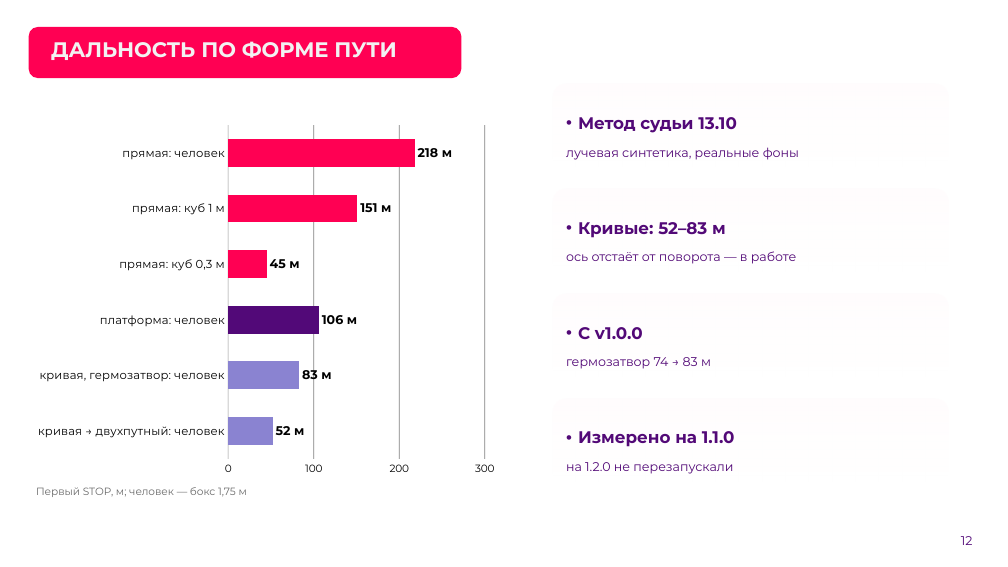
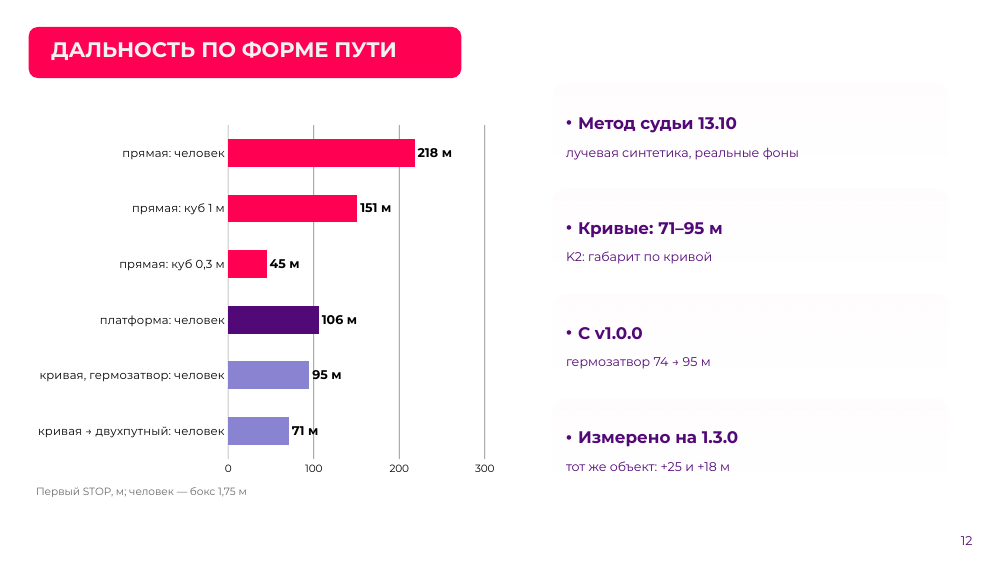
Before and after one commit to pmixay/ReSense, a slide deck: slide 12 of docs/presentation/ReSense_LCT2026.pptx. Drawn at 1008x567 pixels with LibreOffice and Linux fonts; fonts in the diff are those of the drawing; background and template pictures are left out. Boxes give left, top, right and bottom in pixels: in the first picture for what was removed or moved away, otherwise in the second. Text is boxed around its words. In the diff, an @@ line names an element or a change of style, - is before the commit and + after.

```diff
--- a/docs/presentation/ReSense_LCT2026.pptx
+++ b/docs/presentation/ReSense_LCT2026.pptx
@@ bar chart at (29, 118, 504, 482) @@
@@ Series 1, кривая → двухпутный: человек: 52 to 71 @@
@@ Series 1, кривая, гермозатвор: человек: 83 to 95 @@
@@ text at (578, 222, 723, 238): text changed @@
-• Кривые: 52–83 м
+• Кривые: 71–95 м
@@ text at (566, 251, 712, 264): text changed @@
-ось отстаёт от поворота — в работе
+K2: габарит по кривой
@@ text at (566, 357, 711, 369): text changed @@
-гермозатвор 74 → 83 м
+гермозатвор 74 → 95 м
@@ text at (578, 431, 739, 447): text changed @@
-• Измерено на 1.1.0
+• Измерено на 1.3.0
@@ text at (566, 461, 730, 471): text changed @@
-на 1.2.0 не перезапускали
+тот же объект: +25 и +18 м
```
Also in this commit, not shown: 8 other slides changed, 6 other files.
